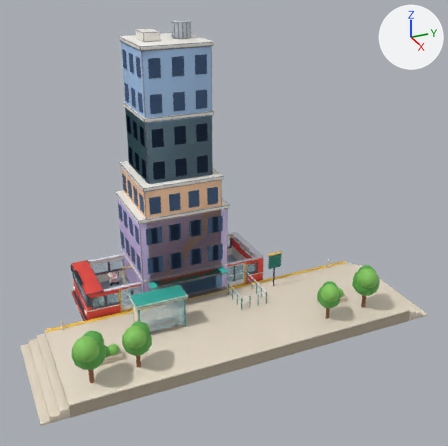
Before and after pictures for a commit that changed the Blender file assets-src/crowded_bus.blend.
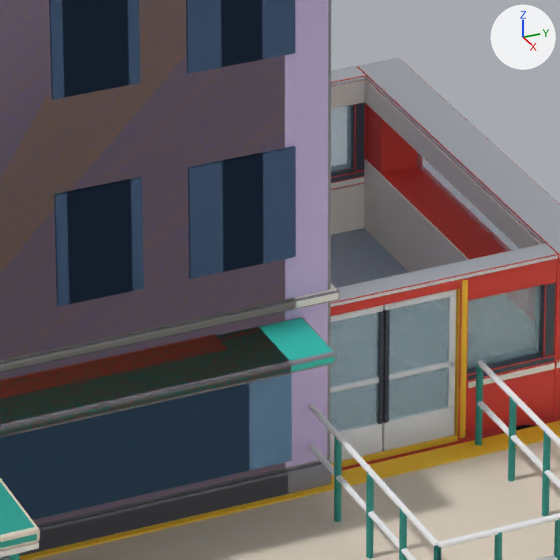
The first picture shows the older version from a 50 mm lens placed at (42.6, -14.7, 25.8), pointed at (5.5, 2.1, 7.2). The close-ups show the older and then the newer version on the part from 41% to 58% of the width and 50% to 67% of the height of that picture. Only the edits that show in the close-ups are written down. The axes (+X, +Y, +Z) are drawn at upper right. The lights are the same throughout.

Objects in the first close-up: 'bld_0', 'bld_2', 'bld_3', 'bus_chassis', 'bus_far_upper', 'bus_lower', 'bus_near_upper', 'bus_tail_upper', 'door_back_a', 'door_back_b', 'floor_surface', 'station' and 1 more.
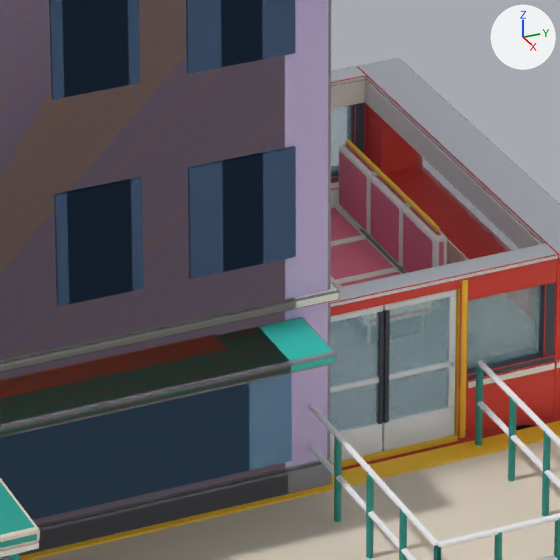
Where the change shows, as pixel boxes (x1, y1, x2, y2) in the close-ups (560 x 560 px; the box of a moved part takes in the faces that stretch with it):
'bus_interior', reshaped (not visible before): after (331, 139, 447, 288)
part 1 of me_bus_interior, added: after (345, 139, 440, 232)
part 2 of me_bus_interior, moved or reshaped (not visible before): after (331, 239, 398, 286)
part 3 of me_bus_interior, added (brown): after (331, 207, 366, 246)
part 4 of me_bus_interior, added (brown): after (339, 144, 378, 235)
part 5 of me_bus_interior, added (brown): after (370, 175, 410, 267)
part 6 of me_bus_interior, added: after (335, 271, 403, 288)
part 7 of me_bus_interior, added: after (402, 206, 447, 273)
'floor_surface', unchanged, covered by the edit: before (331, 228, 408, 288); after (359, 229, 406, 274)

What the commit changed:
me_bus_interior is used by ob_bus_interior; location (0.0, 0.0, 0.0).
me_bus_interior had 5314 vertices, 5060 faces and spanned x -2.38..2.38, y -7.45..4.29, z -0.01..2.3.
me_bus_interior now has 4874 vertices, 4692 faces and spans x -2.5..2.38, y -7.45..6.16, z -0.01..2.3.
me_bus_interior part 1: a new loose piece, an 8-sided cylinder along x spanning x -2.21..0.31, y 6.04..6.1, z 1.31..1.37, in mat_vc.
me_bus_interior part 2: the loose piece of 96 vertices spanning x -2.32..-1.42, y 3.21..4.19, z 0.3..0.46 is scaled about its middle by (1, 0.891, 1), then moved by (0.92, 1.84, 0.0).
me_bus_interior part 3: a new loose piece of 96 vertices spanning x -2.3..-1.4, y 5.1..5.98, z 0.3..0.46, in mat_vc.
me_bus_interior part 4: a new loose piece of 96 vertices spanning x -2.3..-1.4, y 5.98..6.16, z 0.44..1.28, in mat_vc.
me_bus_interior part 5: a new loose piece of 96 vertices spanning x -1.4..-0.5, y 5.98..6.16, z 0.44..1.28, in mat_vc.
me_bus_interior part 6: a new loose piece of 96 vertices spanning x -0.5..0.4, y 5.1..5.98, z 0.3..0.46, in mat_vc.
me_bus_interior part 7: a new loose piece of 96 vertices spanning x -0.5..0.4, y 5.98..6.16, z 0.44..1.28, in mat_vc.
Other edits to the shape of me_bus_interior do not show in these pictures.
